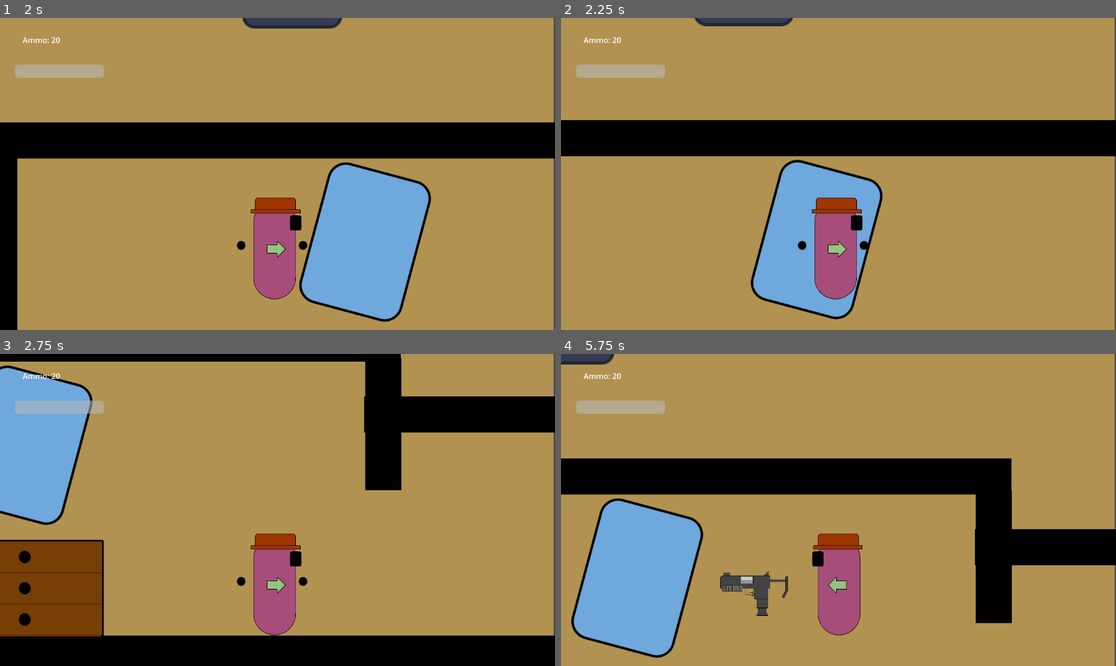
Above: before the commit, frames 1-4 (two rows, left to right).
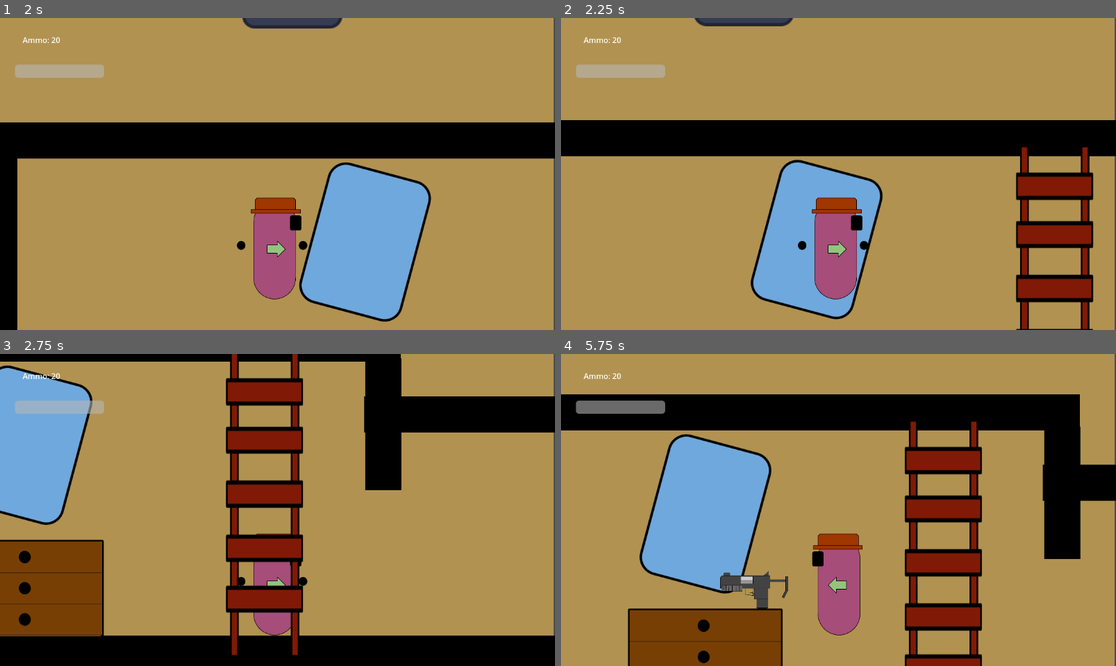
Above: after the commit, the same moments.

Repository: TrinityXon/No-Excuses-Nathan
Game: Godot game, scene res://Levels/UILevels/MainMenu.tscn
Same seed, same stepped clock (60 frames per second), same inputs: the game is played once before the commit and once after it. The engine's default icon, where the game draws it, is replaced by a stand-in: a white triangle on a blue panel in a dark square.
Inputs:
- Up to frame 1 (2 s): click "Play" at 0.5 s; tap Enter at 1.25 s; hold Right (Move_Right) from 1.28 s (still down); tap F (Pickup) at 1.35 s; tap W (Jump) at 1.52 s
- Up to frame 2 (2.25 s): keep holding Right (Move_Right); tap F (Pickup) at 2.1 s
- Up to frame 3 (2.75 s): keep holding Right (Move_Right); tap W (Jump) at 2.27 s
- Up to frame 4 (5.75 s): release Right (Move_Right) at 2.78 s; hold Left (MoveLeft) 2.78-3.53 s; hold Ctrl (Shoot) 2.78-3.53 s; tap F (Pickup) at 3.05, 3.8, 4.55, 5.1 s; hold Right (Move_Right) 3.53-5.03 s; tap C (crouch) at 3.6 s; tap W (Jump) at 3.77, 4.52, 5.27 s; tap Tab (equip) at 4.35 s; hold Left (MoveLeft) from 5.03 s (still down)

Frame 1 is identical in both runs. In frame 2, 4.8% of the frame differs, in the area x 81-96%, y 41-100%; in frame 3, 7.8%; in frame 4, 48%, in the area x 0-100%, y 0-100%.

Commit message:
Godmode HAX

Diff:
--- /dev/null
+++ b/Game_Objects/Interactable/Ladder.tscn
@@ -0,0 +1,18 @@
+[gd_scene load_steps=4 format=3 uid="uid://4wb4xj1d13d4"]
+
+[ext_resource type="Script" path="res://Game_Objects/Interactable/LadderLogic.gd" id="1_1yobn"]
+[ext_resource type="PackedScene" uid="uid://bhldf5vjnk7gx" path="res://Components/Pickup/Pickup.tscn" id="1_teitu"]
+[ext_resource type="Texture2D" uid="uid://7xlwd4sk8vxe" path="res://ArtSprite/Interactables/Ladder.png" id="2_qo4w2"]
+
+[node name="Ladder" type="Node2D"]
+scale = Vector2(2.58155, 2.58155)
+script = ExtResource("1_1yobn")
+
+[node name="Pickup" parent="." instance=ExtResource("1_teitu")]
+scale = Vector2(0.639999, 1)
+
+[node name="Sprite2D" type="Sprite2D" parent="."]
+scale = Vector2(0.103293, 0.103293)
+texture = ExtResource("2_qo4w2")
+
+[connection signal="hasPicked" from="Pickup" to="." method="_on_pickup_has_picked"]
--- /dev/null
+++ b/Game_Objects/Interactable/LadderLogic.gd
@@ -0,0 +1,5 @@
+extends Node2D
+
+func _on_pickup_has_picked(body):
+	if body.has_method("changeMovement"):
+		body.changeMovement()
--- a/Game_Objects/Player/Nathan_Main.gd
+++ b/Game_Objects/Player/Nathan_Main.gd
@@ -4,16 +4,22 @@
 # Control variables
 @export var maxSpeed = 600
 @export var minSpeed = 0
+@export var maxSpeedVert = 300
+@export var minSpeedVert = 0
 @export var acceleration: float = 3
 
 @export var jumpSpeed = 450
 @export var gravity = 600
 
 var Speed = maxSpeed
+var climbSpeed = maxSpeed
 var direction: float
+var directionYClimb: float
 var airMovementMultiplier = 0.7
+var gravityEnabled: bool = true
 
 enum playerStates {default, armed}
+var canClimb: bool = false
 var curStates: playerStates = playerStates.default
 
 # Node References
@@ -72,7 +78,9 @@
 
 	# Log direction and set it to velocity on the x axis
 	direction = Input.get_axis("MoveLeft", "Move_Right")
+	directionYClimb = Input.get_axis("Move_Down", "Move_Up")
 	var targetSpeed = Speed * direction
+	var targetSpeedY = climbSpeed * directionYClimb
 	var accel = acceleration
 
 
@@ -82,12 +90,19 @@
 	velocity.x = lerp(velocity.x, targetSpeed, accel * delta)
 
 	# Gravity Logic
-	if !is_on_floor():
+	if !is_on_floor() and gravityEnabled:
 		velocity.y += gravity * delta
 
 	if curStates == playerStates.armed:
 		if Input.is_action_pressed("Shoot"):
 			gun.shoot()
+
+	if canClimb:
+		if gravityEnabled:
+			gravityEnabled = false
+		velocity.y = lerp(velocity.y, targetSpeedY, accel * delta)
+	elif not canClimb:
+		gravityEnabled = true
 
 	flip_player()
 	move_and_slide()
@@ -214,3 +229,6 @@
 	Speed *= 2
 
 	isCrouching = false
+
+func changeMovement():
+	canClimb = true
--- a/Levels/The_Marston_Estate/Floor_1/floor_1.tscn
+++ b/Levels/The_Marston_Estate/Floor_1/floor_1.tscn
@@ -25,6 +25,7 @@
 [ext_resource type="PackedScene" uid="uid://0536y12sjmtb" path="res://Game_Objects/Background_Non_Collision/The_Marston_Estate/Pillar.tscn" id="23_tjsfw"]
 [ext_resource type="PackedScene" uid="uid://bdlhdljwpgr4v" path="res://Game_Objects/Destructibles/Props/The_Marston_Estate_Props/Statue.tscn" id="24_pyya3"]
 [ext_resource type="PackedScene" uid="uid://boaiwxrakmajw" path="res://Game_Objects/Interactable/Elevator.tscn" id="25_rm6dx"]
+[ext_resource type="PackedScene" uid="uid://4wb4xj1d13d4" path="res://Game_Objects/Interactable/Ladder.tscn" id="26_hc5gc"]
 
 [node name="Floor1" type="Node2D"]
 position = Vector2(3216, -171)
@@ -492,3 +493,7 @@
 position = Vector2(3209, 298)
 scale = Vector2(1.56, 1.56)
 level = "res://Levels/UILevels/MainMenu.tscn"
+
+[node name="Ladder" parent="." instance=ExtResource("26_hc5gc")]
+position = Vector2(-2417, 583)
+scale = Vector2(2.58155, 6.26155)
--- a/project.godot
+++ b/project.godot
@@ -76,6 +76,22 @@
 "events": [Object(InputEventKey,"resource_local_to_scene":false,"resource_name":"","device":-1,"window_id":0,"alt_pressed":false,"shift_pressed":false,"ctrl_pressed":false,"meta_pressed":false,"pressed":false,"keycode":0,"physical_keycode":70,"key_label":0,"unicode":102,"echo":false,"script":null)
 ]
 }
+Move_Up={
+"deadzone": 0.5,
+"events": [Object(InputEventKey,"resource_local_to_scene":false,"resource_name":"","device":-1,"window_id":0,"alt_pressed":false,"shift_pressed":false,"ctrl_pressed":false,"meta_pressed":false,"pressed":false,"keycode":0,"physical_keycode":4194320,"key_label":0,"unicode":0,"echo":false,"script":null)
+, Object(InputEventKey,"resource_local_to_scene":false,"resource_name":"","device":-1,"window_id":0,"alt_pressed":false,"shift_pressed":false,"ctrl_pressed":false,"meta_pressed":false,"pressed":false,"keycode":0,"physical_keycode":87,"key_label":0,"unicode":119,"echo":false,"script":null)
+]
+}
+Move_Down={
+"deadzone": 0.5,
+"events": [Object(InputEventKey,"resource_local_to_scene":false,"resource_name":"","device":-1,"window_id":0,"alt_pressed":false,"shift_pressed":false,"ctrl_pressed":false,"meta_pressed":false,"pressed":false,"keycode":0,"physical_keycode":4194322,"key_label":0,"unicode":0,"echo":false,"script":null)
+, Object(InputEventKey,"resource_local_to_scene":false,"resource_name":"","device":-1,"window_id":0,"alt_pressed":false,"shift_pressed":false,"ctrl_pressed":false,"meta_pressed":false,"pressed":false,"keycode":0,"physical_keycode":83,"key_label":0,"unicode":115,"echo":false,"script":null)
+]
+}
+MoveDown={
+"deadzone": 0.5,
+"events": []
+}
 
 [rendering]
 
Not shown: 1 places in Levels/The_Marston_Estate/Floor_1/floor_1.tscn that only renumber resources
